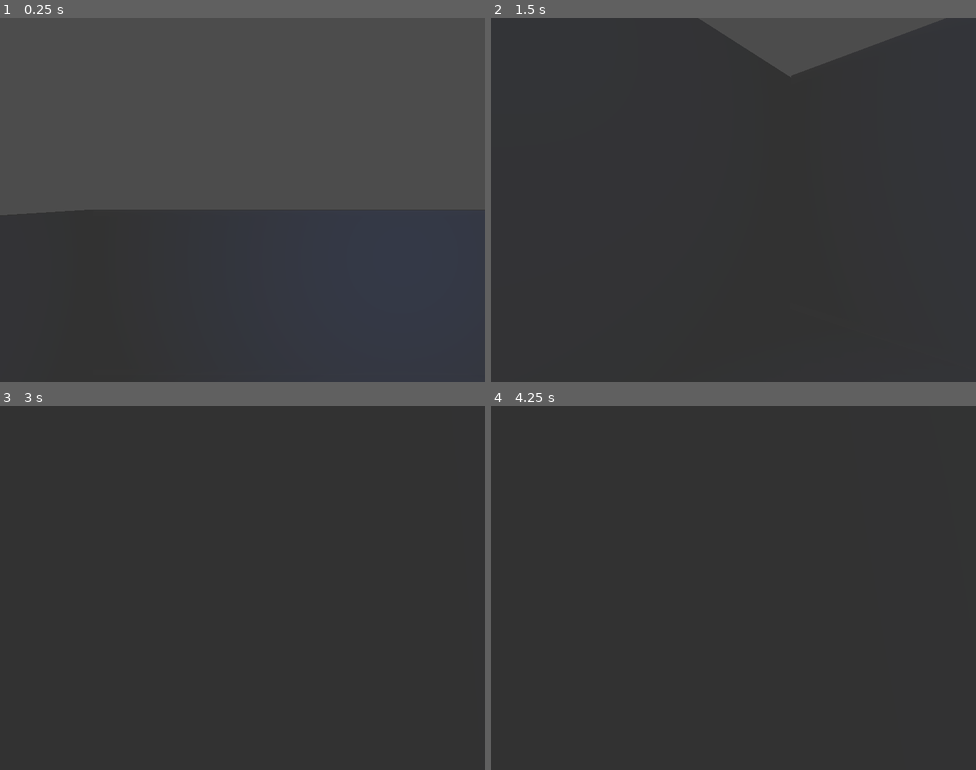
Above: before the commit, frames 1-4 (two rows, left to right).
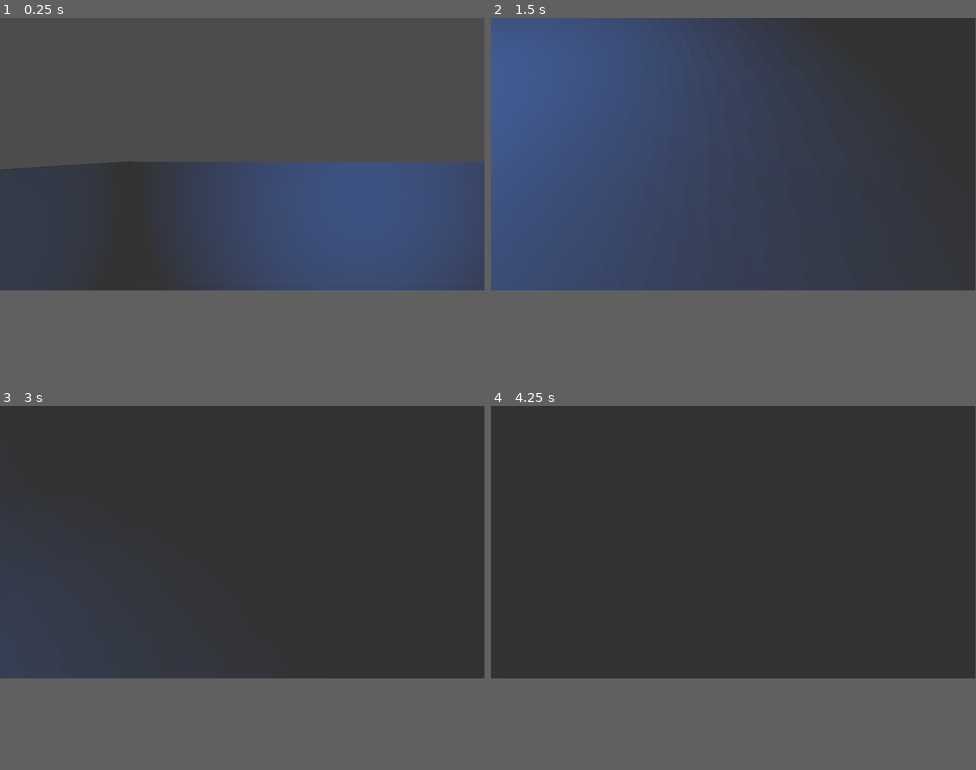
Above: after the commit, the same moments.

Repository: thoced/HorrorShow
Game: Godot game, scene res://Scenes/Spatial.tscn
Two runs of this game, one before a commit and one after it. Both use one fixed random seed, a clock stepped at 60 frames per second and the inputs below. This scene is started directly instead of the project's main scene.
Inputs (mouse positions are in pixels of both pictures, inside the frame that each line leads up to):
- Up to frame 1 (0.25 s): no input
- Up to frame 2 (1.5 s): tap Enter (ui_accept) at 0.5, 0.77 s; move the mouse to (757, 200) at 0.52 s; hold Z 0.53-1.28 s; hold Up from 0.53 s (still down); move the mouse to (709, 200) at 1.27 s; tap Q at 1.35 s
- Up to frame 3 (3 s): keep holding Up; tap Enter (ui_accept) at 1.52, 2.75 s; move the mouse to (252, 580) at 2.02 s; hold Z 2.03-2.78 s; move the mouse to (237, 595) at 2.77 s; tap Q at 2.85 s
- Up to frame 4 (4.25 s): keep holding Up; tap Enter (ui_accept) at 3.02, 3.77 s; move the mouse to (767, 591) at 3.52 s; hold Z from 3.53 s (still down)
In our replay, the window is 800x600 before the commit and 799x449 after it. These sizes can differ from the game's own. Grey fills any space a smaller window leaves; there, only what the larger window draws over its background counts as a difference.

The runs differ from the first frame. In frame 1, 20% of the frame differs, in the area x 0-100%, y 0-75%; in frame 2, 49%, in the area x 0-94%, y 0-75%; in frame 3, 3.8%; in frame 4, less than 0.1%.

Commit message:
creation du systeme porte

Diff:
--- a/Scenes/Spatial.tscn
+++ b/Scenes/Spatial.tscn
@@ -6,6 +6,7 @@
 [ext_resource path="res://Scenes/Monster.tscn" type="PackedScene" id=4]
 [ext_resource path="res://Scripts/pick.gd" type="Script" id=5]
 [ext_resource path="res://Assets/house02/house02.obj" type="ArrayMesh" id=6]
+[ext_resource path="res://Scenes/door.tscn" type="PackedScene" id=7]
 
 [sub_resource type="NavigationMesh" id=1]
 vertices = PoolVector3Array( 12.4787, 7.72907, 19.294, 12.8787, 7.72907, 19.394, 12.8787, 7.72907, 18.794, 12.4787, 7.7 …(3082 unchanged characters)…
@@ -405,12 +406,14 @@
 [node name="OmniLight" type="OmniLight" parent="superhouse"]
 transform = Transform( 100, 0, 0, 0, 100, 0, 0, 0, 100, 1048.03, 186.229, 654.983 )
 light_color = Color( 0.203922, 0.388235, 0.698039, 1 )
+light_energy = 6.15
 shadow_enabled = true
 shadow_color = Color( 0.160784, 0.137255, 0.137255, 1 )
 
 [node name="OmniLight2" type="OmniLight" parent="superhouse"]
-transform = Transform( 100, 0, 0, 0, 100, 0, 0, 0, 100, 2328.16, 200.103, 374.038 )
+transform = Transform( 100, 0, 0, 0, 100, 0, 0, 0, 100, 2328.16, 109.466, 753.269 )
 light_color = Color( 0.203922, 0.388235, 0.698039, 1 )
+light_energy = 3.37
 shadow_enabled = true
 shadow_color = Color( 0.160784, 0.137255, 0.137255, 1 )
 
@@ -421,7 +424,26 @@
 shadow_enabled = true
 shadow_color = Color( 0.160784, 0.137255, 0.137255, 1 )
 
+[node name="OmniLight4" type="OmniLight" parent="superhouse"]
+transform = Transform( 100, 0, 0, 0, 100, 0, 0, 0, 100, 2013.77, 112.512, 685.071 )
+light_color = Color( 0.788235, 0.231373, 0.188235, 1 )
+light_energy = 11.94
+shadow_enabled = true
+shadow_color = Color( 0.160784, 0.137255, 0.137255, 1 )
+
 [node name="StaticBody" type="StaticBody" parent="superhouse"]
 
 [node name="CollisionShape" type="CollisionShape" parent="superhouse/StaticBody"]
 shape = SubResource( 5 )
+
+[node name="door" parent="." instance=ExtResource( 7 )]
+transform = Transform( 0.00253817, 0, -0.348924, 0, 0.693, 0, 0.48385, 0, 0.11206, 21.3796, 7.57729, 21.5778 )
+bodyActionPath = NodePath("../FirstPersonController")
+
+[node name="door2" parent="." instance=ExtResource( 7 )]
+transform = Transform( 0.00253817, 0, -0.348924, 0, 0.693, 0, 0.48385, 0, 0.11206, 29.5411, 7.57729, 21.5188 )
+bodyActionPath = NodePath("../FirstPersonController")
+
+[node name="door3" parent="." instance=ExtResource( 7 )]
+transform = Transform( -0.483621, 0, -0.0992666, 0, 0.693, 0, -0.0151007, 0, -0.352777, 26.7396, 7.57729, 23.0521 )
+bodyActionPath = NodePath("../FirstPersonController")
--- /dev/null
+++ b/Scenes/door.tscn
@@ -0,0 +1,42 @@
+[gd_scene load_steps=6 format=2]
+
+[ext_resource path="res://Scripts/door.gd" type="Script" id=1]
+
+[sub_resource type="BoxShape" id=1]
+extents = Vector3( 0.924199, 1, 1 )
+
+[sub_resource type="CubeMesh" id=2]
+
+[sub_resource type="BoxShape" id=3]
+extents = Vector3( 0.990113, 1, 7.00563 )
+
+[sub_resource type="SphereMesh" id=4]
+
+[node name="door" type="Spatial"]
+script = ExtResource( 1 )
+
+[node name="pivo" type="Spatial" parent="."]
+
+[node name="KinematicBody" type="KinematicBody" parent="pivo"]
+transform = Transform( 1, 0, 0, 0, 1.48977, 0, 0, 0, 0.135033, 0, 1.44155, 0 )
+
+[node name="CollisionShape" type="CollisionShape" parent="pivo/KinematicBody"]
+transform = Transform( 1, 0, 0, 0, 1, 0, 0, 0, 1, 0.958845, 0, 0.244649 )
+shape = SubResource( 1 )
+
+[node name="doorMesh" type="MeshInstance" parent="pivo/KinematicBody"]
+transform = Transform( 0.968167, 0, 0, 0, 1, 0, 0, 0, 0.999999, 0.999456, 0, 0 )
+mesh = SubResource( 2 )
+material/0 = null
+
+[node name="Area" type="Area" parent="pivo"]
+transform = Transform( 1, 0, 0, 0, 1.48977, 0, 0, 0, 0.135033, 0, 1.44155, 0 )
+
+[node name="CollisionShape" type="CollisionShape" parent="pivo/Area"]
+transform = Transform( 1, 0, 0, 0, 1, 0, 0, 0, 1, 1.00181, 0, 0 )
+shape = SubResource( 3 )
+
+[node name="MeshInstance" type="MeshInstance" parent="pivo"]
+transform = Transform( 0.1, 0, 0, 0, 0.1, 0, 0, 0, 0.326711, 1.71041, 1.38719, -0.0117993 )
+mesh = SubResource( 4 )
+material/0 = null
--- /dev/null
+++ b/Scripts/door.gd
@@ -0,0 +1,40 @@
+extends Spatial
+
+
+# Declare member variables here. Examples:
+# var a = 2
+# var b = "text"
+export(NodePath) var bodyActionPath
+
+var bodyAction
+var opened = false
+var tClosed
+var tOpened
+var quatClosed
+var quatOpened
+
+# Called when the node enters the scene tree for the first time.
+func _ready():
+	bodyAction = get_node(bodyActionPath)
+	var r : Array
+	r.append(self)
+	$pivo/Area.connect("body_entered",bodyAction,"_on_action",r)
+
+	#creation du Quaternion d'ouverture de porte
+	quatOpened = Quat($pivo.transform.basis.rotated(Vector3.UP,deg2rad(90.0)))
+
+
+func _physics_process(delta):
+	if opened:
+		var q = Quat($pivo.transform.basis)
+		var r = q.slerp(quatOpened,0.01)
+		$pivo.transform.basis = Basis(r)
+
+
+
+func open():
+	print("je m'ouvre'")
+	opened = true
+# Called every frame. 'delta' is the elapsed time since the previous frame.
+#func _process(delta):
+#	pass
--- a/Scripts/moveKinematic.gd
+++ b/Scripts/moveKinematic.gd
@@ -102,3 +102,6 @@
 	m.translation = position
 	m.mesh = SphereMesh.new()
 	get_tree().get_root().get_node('Spatial').add_child(m)
+
+func _on_action(value):
+	print("monser door !!!!")
--- a/Scripts/pick.gd
+++ b/Scripts/pick.gd
@@ -12,8 +12,8 @@
 func _ready():
 	camera = get_node("Player/Camera")
 	monster = get_node("/root/Spatial/monster")
-	OS.window_size = Vector2(800,600)
-	OS.window_fullscreen = false
+	OS.window_size = Vector2(1920,1080)
+	OS.window_fullscreen = true
 
 
 func _input(event):
@@ -29,6 +29,12 @@
 			if result.size() != 0 and monster != null:
 				monster.setTargetPosition(result["position"])
 
+func _on_action(value,value2):
+	if value == $Player:
+		print("Joueur Door: " , value )
+		print("value 2: ", value2)
+		value2.open()
+
 # Called every frame. 'delta' is the elapsed time since the previous frame.
 #func _process(delta):
 #	pass
Not shown: 1 places in Scenes/Spatial.tscn that only renumber resources
